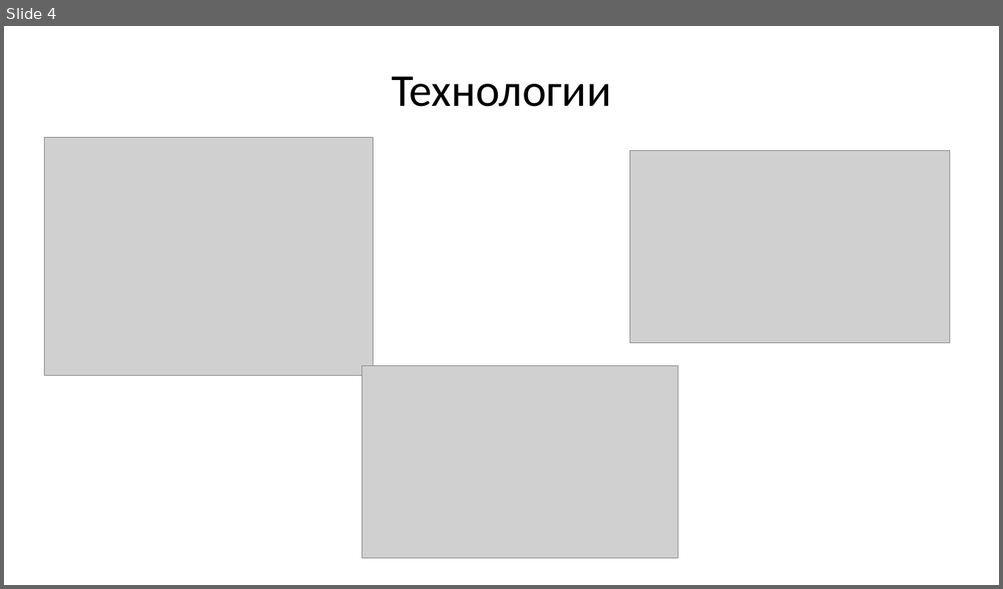
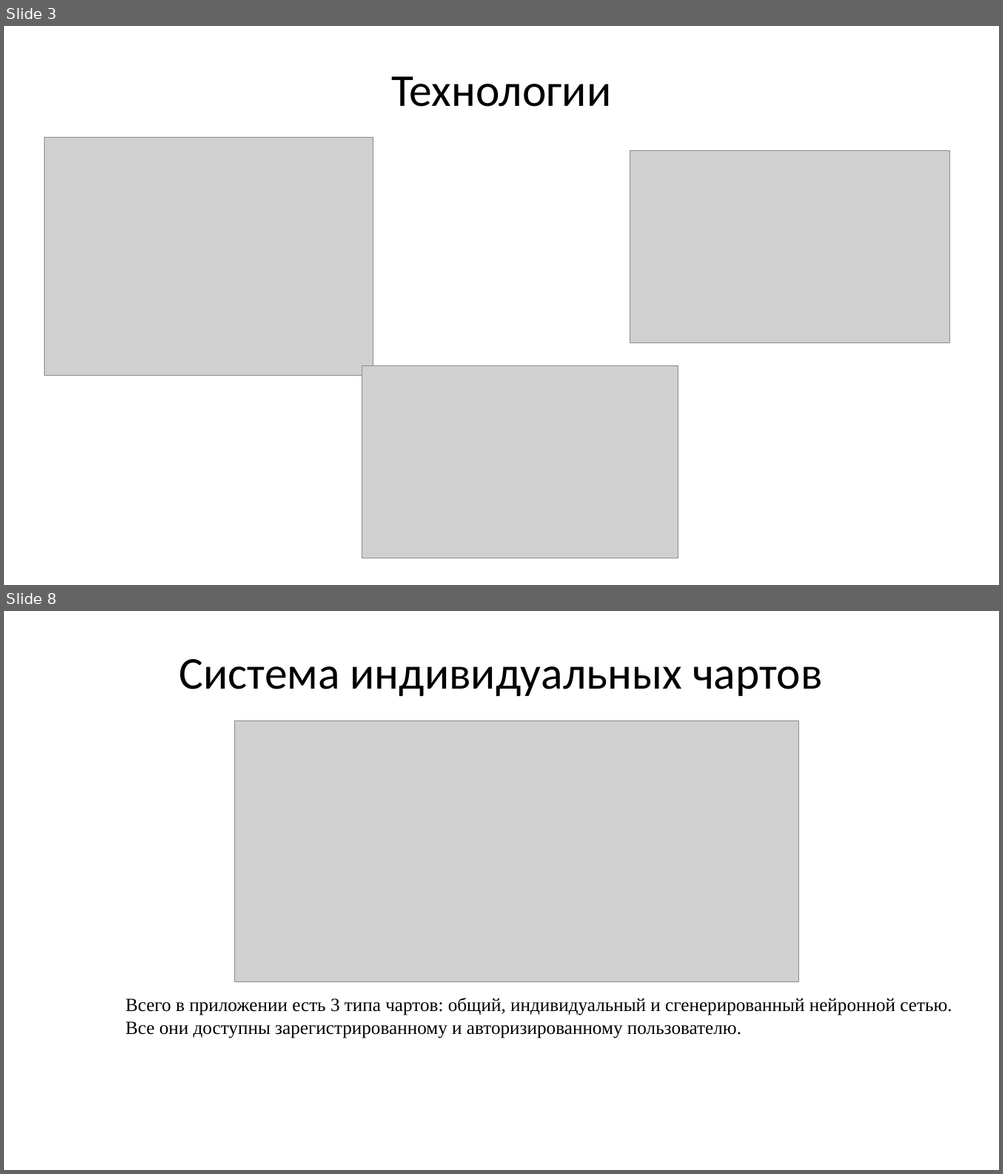
Before and after one commit to minald/Cataloguer, a slide deck: Presentation Minald.pptx. Shown one above the other, each under a label of ours: slide 4 before the commit, slides 3 and 8 after it; the slides between them are not shown. The pictures are 1003x589 and 1003x1174 pixels, drawn with LibreOffice and Linux fonts; fonts in the diff are those of the drawing; grey boxes stand for pictures. Boxes give left, top, right and bottom in pixels: in the first picture for what was removed or moved away, otherwise in the second. Text is boxed around its words. In the diff, an @@ line names an element or a change of style, - is before the commit and + after.

```diff
--- a/Presentation Minald.pptx
+++ b/Presentation Minald.pptx
@@ slide 8 added at (x1=4, y1=611, x2=999, y2=1170), background #FFFFFF @@
@@ title added at (x1=179, y1=659, x2=822, y2=696), 44 pt, text #000000 @@
+Система индивидуальных чартов
@@ picture added at (x1=235, y1=721, x2=799, y2=982) @@
@@ text added at (x1=125, y1=998, x2=951, y2=1039), 18 pt, text #000000 @@
+Всего в приложении есть 3 типа чартов: общий, индивидуальный и сгенерированный нейронной сетью. Все они доступны зарегистрированному и авторизированному пользователю.
@@ what was slide 4 is now slide 3 @@
```
Also in this commit, not shown: 4 slides changed, 4 other slides added, 2 slides removed.
